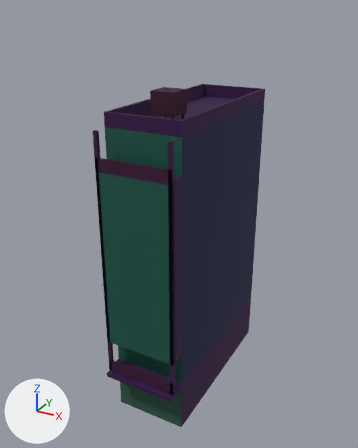
The glTF model public/assets/buildings/walkup_b.glb, before and after one commit.
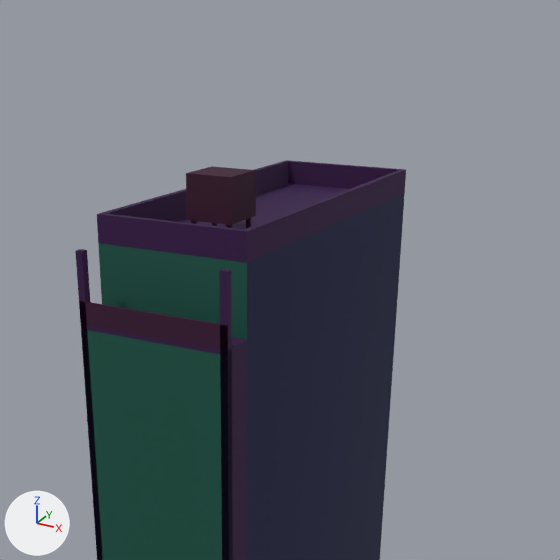
Each version appears first whole from a 50 mm camera at (18.8, -36.8, 33.8) aimed at (-0.7, -1.4, 16.1), and next in a close-up on the part from 15% to 96% of the width and 0% to 65% of the height. The lights are fixed; the arrows at lower left show +X, +Y and +Z. The last two pictures show the newer version. Vertices at exactly the same position are counted once.

The scene before the commit, as lines of its bpy script (objects in view):
```python
me_walkup_b = bpy.data.meshes.new('walkup_b')
me_walkup_b.from_pydata(...)  # 140 vertices, 204 faces; spans x -0.23..0.23, y -0.63..0.63, z -1.0..1.0
me_walkup_b.materials.append(mat_m_facade)
ob_walkup_b = bpy.data.objects.new('walkup_b', me_walkup_b)
ob_walkup_b.location = (0.0, -0.9, 14.09)
ob_walkup_b.scale = (14.1, 14.1, 14.1)
```
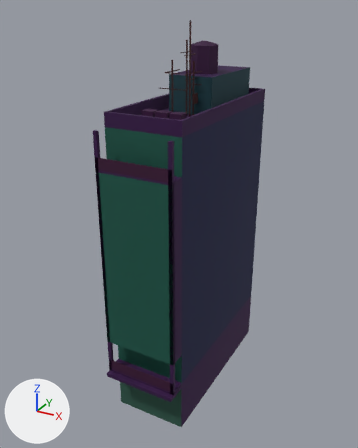
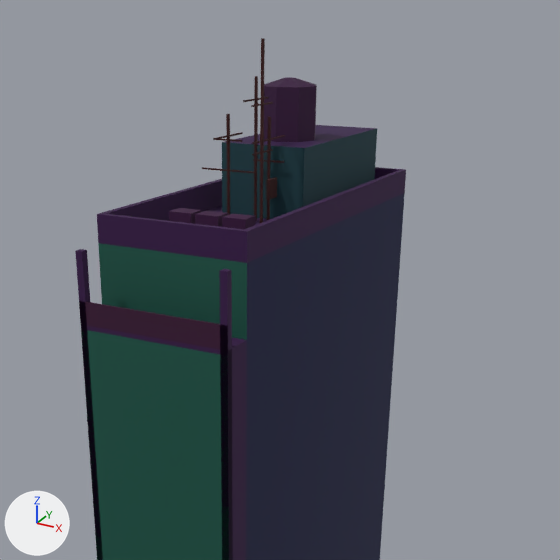
Boxes [x1, y1, x2, y2] around the edits, measured in the close-ups (560 x 560 px; the box of a moved part takes in the faces that stretch with it):
'walkup_b', reshaped, moved, rescaled
    before: [75, 160, 406, 560]
    after: [75, 38, 406, 560]
part 1 of me_walkup_b, moved or reshaped
    before: [96, 160, 396, 546]
    after: [96, 167, 396, 546]
part 2 of me_walkup_b, added
    after: [202, 167, 256, 173]
part 3 of me_walkup_b, added
    after: [213, 132, 243, 140]
part 4 of me_walkup_b, added
    after: [252, 135, 285, 144]
part 5 of me_walkup_b, added
    after: [266, 177, 277, 200]
part 6 of me_walkup_b, moved or reshaped (not visible afterwards)
    before: [246, 217, 252, 229]
part 7 of me_walkup_b, deleted (purple)
    before: [186, 166, 256, 225]
part 8 of me_walkup_b, added
    after: [169, 38, 377, 229]

Patch to the scene script:
```diff
--- a/public/assets/buildings/walkup_b.glb.py
+++ b/public/assets/buildings/walkup_b.glb.py
@@ me_walkup_b @@
 # used by ob_walkup_b; location = (0.0, -0.9, 14.09); scale = (14.1, 14.1, 14.1)
-me_walkup_b.from_pydata(...)  # 140 vertices, 204 faces; spans x -0.23..0.23, y -0.63..0.63, z -1.0..1.0
+me_walkup_b.from_pydata(...)  # 332 vertices, 478 faces; spans x -0.19..0.19, y -0.54..0.54, z -1.0..1.0
+# me_walkup_b part 1: the loose piece of 58 vertices spanning x -0.23..0.23, y -0.6..0.63, z -1.0..0.91 is scaled about its middle by 0.856, then moved by (0.0, 0.0, -0.14)
+# me_walkup_b part 2: a new loose piece, a box spanning x -0.1096..0.0398, y -0.1062..-0.1027, z 0.6988..0.7025, in mat_m_facade
+# me_walkup_b part 3: a new loose piece, a box spanning x -0.0367..-0.0331, y -0.1731..-0.0358, z 0.7797..0.7833, in mat_m_facade
+# me_walkup_b part 4: a new loose piece, a box spanning x 0.0265..0.0302, y -0.099..0.0753, z 0.7657..0.7693, in mat_m_facade
+# me_walkup_b part 5: a new loose piece, a box spanning x 0.0344..0.0435, y -0.0358..0.0121, z 0.6261..0.6739, in mat_m_facade
+# me_walkup_b part 6: the loose piece of 8 vertices spanning x 0.05..0.06, y -0.18..-0.17, z 0.83..0.87 is scaled about its middle by (0.742, 0.753, 3.39), then moved by (-0.11, 0.39, -0.21)
+# me_walkup_b part 7: the loose piece of 8 vertices spanning x -0.07..0.07, y -0.3..-0.16, z 0.87..1.0 is deleted
+# me_walkup_b part 8: 88 vertices added at x -0.12..0.12, y -0.27..0.49, z 0.57..1.0
+# other edits to the shape of me_walkup_b do not show in these pictures
 me_walkup_b.materials.append(mat_m_facade)
@@ ob_walkup_b @@
 ob_walkup_b = bpy.data.objects.new('walkup_b', me_walkup_b)
-ob_walkup_b.location = (0.0, -0.9, 14.09)
-ob_walkup_b.scale = (14.1, 14.1, 14.1)
+ob_walkup_b.location = (0.0, -0.9, 16.45)
+ob_walkup_b.scale = (16.5, 16.5, 16.5)
```
